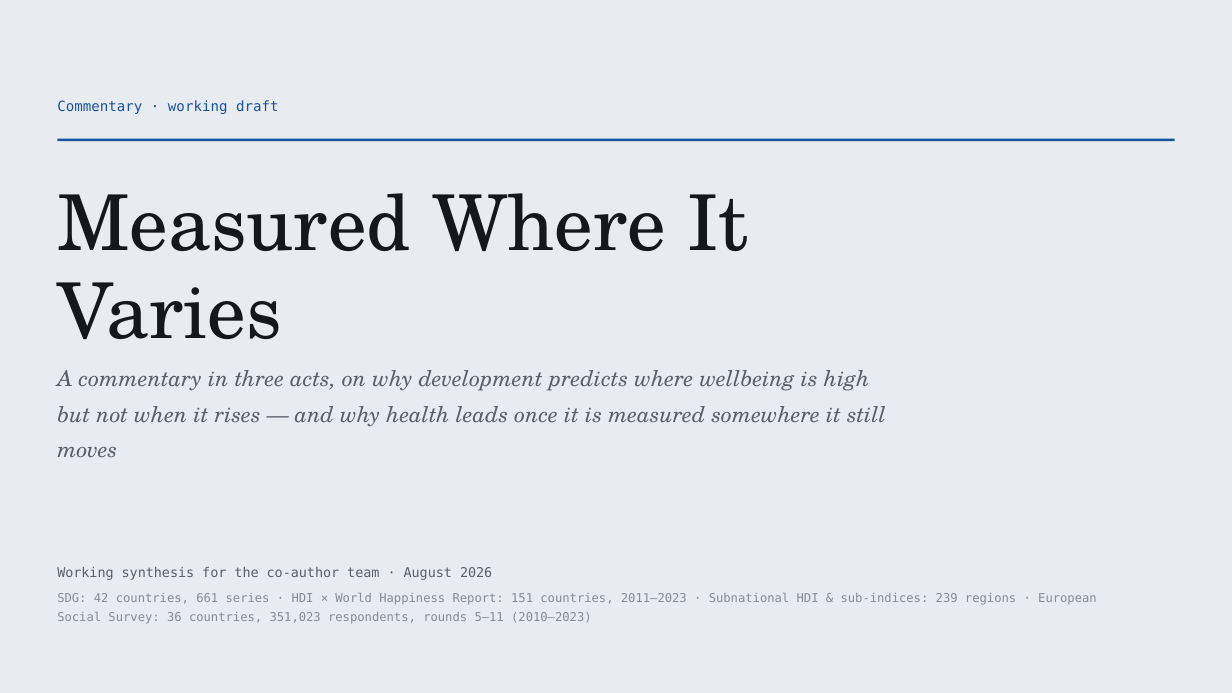
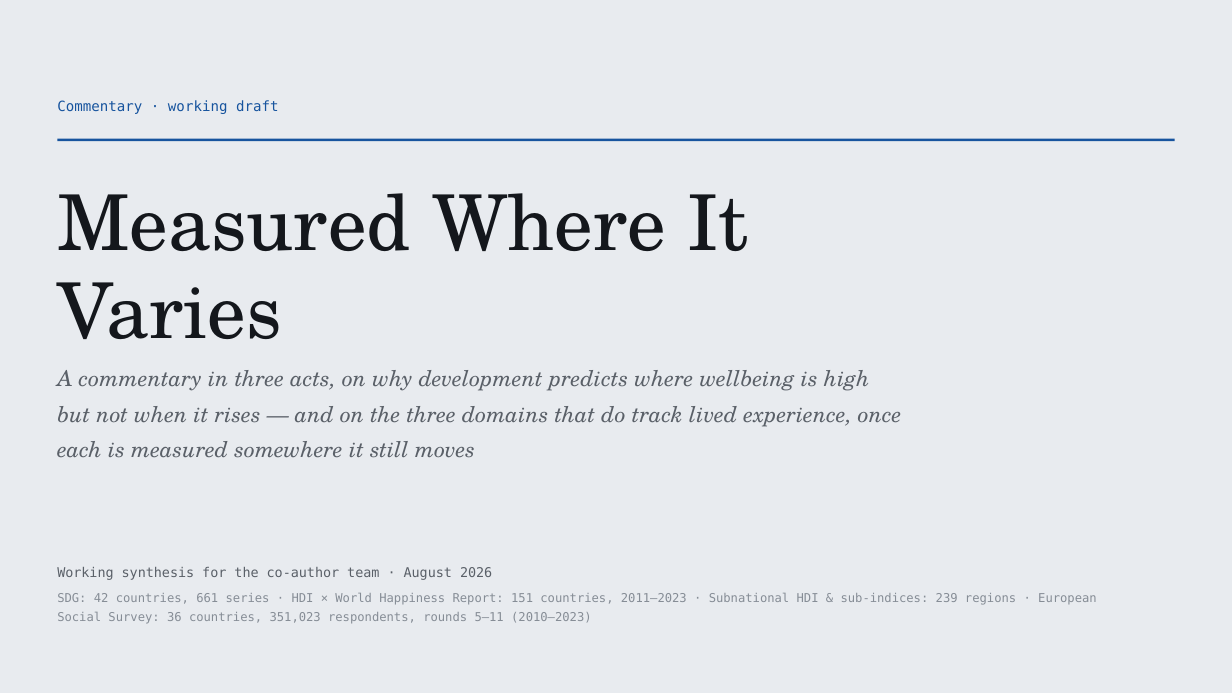
Before and after one commit to cwejnert/HDI-Happiness, a slide deck: slide 1 of deck/Measured_Where_It_Varies.pptx. Drawn at 1232x693 pixels with LibreOffice and Linux fonts; fonts in the diff are those of the drawing. Boxes give left, top, right and bottom in pixels: in the first picture for what was removed or moved away, otherwise in the second. Text is boxed around its words. In the diff, an @@ line names an element or a change of style, - is before the commit and + after.

```diff
--- a/deck/Measured_Where_It_Varies.pptx
+++ b/deck/Measured_Where_It_Varies.pptx
@@ text at bbox=[57, 370, 902, 458]: text changed @@
-A commentary in three acts, on why development predicts where wellbeing is high but not when it rises — and why health leads once it is measured somewhere it still moves
+A commentary in three acts, on why development predicts where wellbeing is high but not when it rises — and on the three domains that do track lived experience, once each is measured somewhere it still moves
```
Also in this commit, not shown: 2 other slides changed, 4 slides added, 1 slide removed, 4 other files.
